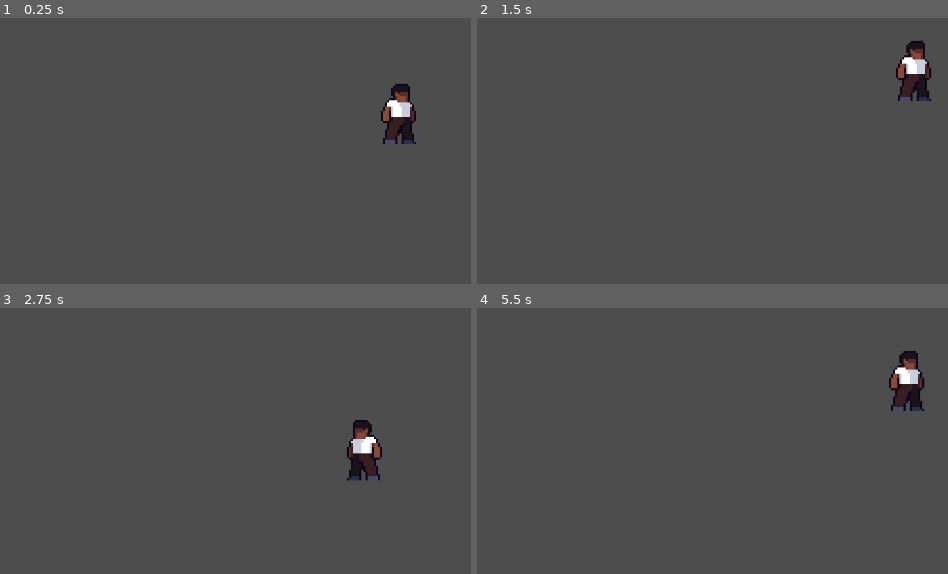
Above: before the commit, frames 1-4 (two rows, left to right).
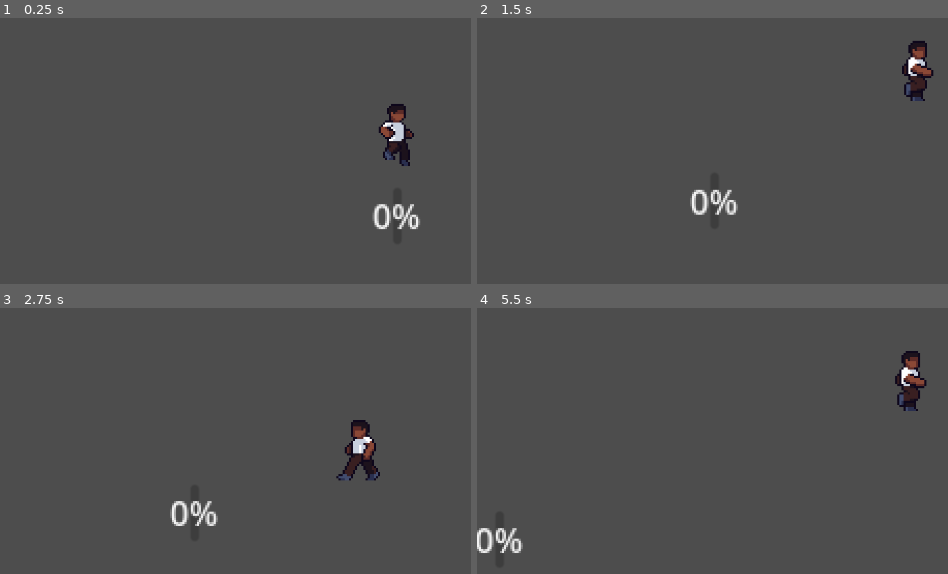
Above: after the commit, the same moments.

Repository: andrewfunston/GameOff2025-Waves
Game: Godot game, scene res://Stages/Test/TestLevel.tscn
Same seed, same stepped clock (60 frames per second), same inputs: the game is played once before the commit and once after it.
Inputs:
- Up to frame 1 (0.25 s): no input
- Up to frame 2 (1.5 s): tap Enter (ui_accept) at 0.5, 0.6, 0.77, 1.07, 1.35 s; hold Right (ui_right) from 0.53 s (still down)
- Up to frame 3 (2.75 s): tap Enter (ui_accept) at 1.52, 1.82, 2.1 s; release Right (ui_right) at 2.03 s; hold Left (ui_left) from 2.03 s (still down)
- Up to frame 4 (5.5 s): release Left (ui_left) at 2.78 s; hold Right (ui_right) 2.78-4.28 s; tap Enter (ui_accept) at 2.85, 3.02, 3.32, 3.6, 3.77, 4.07, 4.35, 4.52, 4.82, 5.1 s; hold Left (ui_left) 4.28-5.03 s; hold Right (ui_right) from 5.03 s (still down)

The runs differ from the first frame. In frame 1, 2.1% of the frame differs, in the area x 78-90%, y 24-80%; in frame 2, 1.5%; in frame 3, 1.6%; in frame 4, 1.5%.

Commit message:
add a state machine to go from character states

Diff:
--- a/the-king-and-his-wave/Entities/Player/Player.tscn
+++ b/the-king-and-his-wave/Entities/Player/Player.tscn
@@ -1,7 +1,18 @@
-[gd_scene load_steps=13 format=3 uid="uid://xplx4jfe0j6o"]
+[gd_scene load_steps=28 format=3 uid="uid://xplx4jfe0j6o"]
 
 [ext_resource type="Texture2D" uid="uid://l216fsah77d6" path="res://Entities/Player/Art/main-idle.png" id="1_e5kic"]
 [ext_resource type="Script" uid="uid://t2xhxr1178sy" path="res://Entities/Player/player.gd" id="1_ww0jn"]
+[ext_resource type="Texture2D" uid="uid://crb8gmwbyrosw" path="res://Entities/Player/Art/main-fall.png" id="2_1des2"]
+[ext_resource type="Texture2D" uid="uid://pcsirtsg07" path="res://Entities/Player/Art/main-jump.png" id="3_vweq0"]
+[ext_resource type="Texture2D" uid="uid://c35bbd2wjwla5" path="res://Entities/Player/Art/main-walk.png" id="5_an6q6"]
+
+[sub_resource type="AtlasTexture" id="AtlasTexture_lmeus"]
+atlas = ExtResource("2_1des2")
+region = Rect2(0, 0, 64, 64)
+
+[sub_resource type="AtlasTexture" id="AtlasTexture_061yh"]
+atlas = ExtResource("2_1des2")
+region = Rect2(64, 0, 64, 64)
 
 [sub_resource type="AtlasTexture" id="AtlasTexture_ww0jn"]
 atlas = ExtResource("1_e5kic")
@@ -35,8 +46,59 @@
 atlas = ExtResource("1_e5kic")
 region = Rect2(224, 0, 32, 32)
 
+[sub_resource type="AtlasTexture" id="AtlasTexture_hacra"]
+atlas = ExtResource("3_vweq0")
+region = Rect2(0, 0, 64, 64)
+
+[sub_resource type="AtlasTexture" id="AtlasTexture_jynvv"]
+atlas = ExtResource("3_vweq0")
+region = Rect2(64, 0, 64, 64)
+
+[sub_resource type="AtlasTexture" id="AtlasTexture_uw7o4"]
+atlas = ExtResource("5_an6q6")
+region = Rect2(0, 0, 64, 64)
+
+[sub_resource type="AtlasTexture" id="AtlasTexture_gallu"]
+atlas = ExtResource("5_an6q6")
+region = Rect2(64, 0, 64, 64)
+
+[sub_resource type="AtlasTexture" id="AtlasTexture_samso"]
+atlas = ExtResource("5_an6q6")
+region = Rect2(128, 0, 64, 64)
+
+[sub_resource type="AtlasTexture" id="AtlasTexture_hl213"]
+atlas = ExtResource("5_an6q6")
+region = Rect2(192, 0, 64, 64)
+
+[sub_resource type="AtlasTexture" id="AtlasTexture_5m37j"]
+atlas = ExtResource("5_an6q6")
+region = Rect2(256, 0, 64, 64)
+
+[sub_resource type="AtlasTexture" id="AtlasTexture_e34i1"]
+atlas = ExtResource("5_an6q6")
+region = Rect2(320, 0, 64, 64)
+
+[sub_resource type="AtlasTexture" id="AtlasTexture_vcmon"]
+atlas = ExtResource("5_an6q6")
+region = Rect2(384, 0, 64, 64)
+
+[sub_resource type="AtlasTexture" id="AtlasTexture_h6pxy"]
+atlas = ExtResource("5_an6q6")
+region = Rect2(448, 0, 64, 64)
+
 [sub_resource type="SpriteFrames" id="SpriteFrames_hacra"]
 animations = [{
+"frames": [{
+"duration": 1.0,
+"texture": SubResource("AtlasTexture_lmeus")
+}, {
+"duration": 1.0,
+"texture": SubResource("AtlasTexture_061yh")
+}],
+"loop": true,
+"name": &"falling",
+"speed": 8.0
+}, {
 "frames": [{
 "duration": 1.0,
 "texture": SubResource("AtlasTexture_ww0jn")
@@ -65,6 +127,46 @@
 "loop": true,
 "name": &"idle",
 "speed": 8.0
+}, {
+"frames": [{
+"duration": 1.0,
+"texture": SubResource("AtlasTexture_hacra")
+}, {
+"duration": 1.0,
+"texture": SubResource("AtlasTexture_jynvv")
+}],
+"loop": true,
+"name": &"jump",
+"speed": 8.0
+}, {
+"frames": [{
+"duration": 1.0,
+"texture": SubResource("AtlasTexture_uw7o4")
+}, {
+"duration": 1.0,
+"texture": SubResource("AtlasTexture_gallu")
+}, {
+"duration": 1.0,
+"texture": SubResource("AtlasTexture_samso")
+}, {
+"duration": 1.0,
+"texture": SubResource("AtlasTexture_hl213")
+}, {
+"duration": 1.0,
+"texture": SubResource("AtlasTexture_5m37j")
+}, {
+"duration": 1.0,
+"texture": SubResource("AtlasTexture_e34i1")
+}, {
+"duration": 1.0,
+"texture": SubResource("AtlasTexture_vcmon")
+}, {
+"duration": 1.0,
+"texture": SubResource("AtlasTexture_h6pxy")
+}],
+"loop": true,
+"name": &"walking",
+"speed": 8.0
 }]
 
 [sub_resource type="RectangleShape2D" id="RectangleShape2D_ww0jn"]
@@ -75,9 +177,10 @@
 
 [node name="AnimatedSprite2D" type="AnimatedSprite2D" parent="."]
 sprite_frames = SubResource("SpriteFrames_hacra")
-animation = &"idle"
-frame_progress = 0.56798166
+animation = &"walking"
+autoplay = "idle"
 
 [node name="CollisionShape2D" type="CollisionShape2D" parent="."]
+visible = false
 position = Vector2(-0.5, 3)
 shape = SubResource("RectangleShape2D_ww0jn")
--- a/the-king-and-his-wave/Entities/Player/player.gd
+++ b/the-king-and-his-wave/Entities/Player/player.gd
@@ -1,18 +1,23 @@
 extends CharacterBody2D
 
+enum States {idle, walking, running, jumping, falling, landing}
 
 const SPEED = 100.0
 const JUMP_VELOCITY = -300.0
 
 @onready var mAnimatedSprite2D = $AnimatedSprite2D
 
+var mState:States = States.idle
+var mLastVelocity:Vector2
+
+func _ready():# Called when the node enters the scene tree for the first time.
+	# when the start the level if we're not on the floor we need to start falling.
+	if not is_on_floor():
+		mState = States.falling
+		mAnimatedSprite2D.play("falling")
 
 func _physics_process(delta):
-	if not is_on_floor():
-		velocity += get_gravity() * delta
-
-	if Input.is_action_just_pressed("ui_accept") and is_on_floor():
-		velocity.y = JUMP_VELOCITY
+	print(str(velocity) + " " + str(position))
 
 	var direction = Input.get_axis("ui_left", "ui_right")
 
@@ -23,7 +28,53 @@
 			mAnimatedSprite2D.flip_h = true
 
 		velocity.x = direction * SPEED
-	else:
+	else: # this reduces the velocity towards 0 by SPEED
 		velocity.x = move_toward(velocity.x, 0, SPEED)
 
+	if mState == States.idle:
+		processIdle()
+	elif mState == States.falling:
+		processFalling()
+	elif mState == States.jumping:
+		processJump()
+
+	if not is_on_floor():
+		velocity += get_gravity() * delta
+
+	if Input.is_action_just_pressed("ui_accept") and is_on_floor():
+		velocity.y = JUMP_VELOCITY
+
+
+
+	mLastVelocity = velocity
 	move_and_slide()
+
+func processFalling():
+	if is_on_floor():
+		print("is on floor")
+		if velocity.x == 0:
+			mState = States.idle
+			mAnimatedSprite2D.play("idle")
+		else:
+			mState = States.walking
+			mAnimatedSprite2D.play("walking")
+
+func processIdle():
+	if Input.is_action_just_pressed("ui_accept") and is_on_floor():
+		velocity.y = JUMP_VELOCITY
+		mState = States.jumping
+		mAnimatedSprite2D.play("jump")
+	elif velocity.x > 0:
+		mState = States.walking
+		mAnimatedSprite2D.play("walking")
+
+func processJump():
+	# velocity.y < 0 means that we're still "jumping"
+	# velocity.x > 0 means we've started falling
+
+	if velocity.y >= 0:
+		mState = States.falling
+		mAnimatedSprite2D.play("falling")
+
+func processWalking():
+	pass
--- a/the-king-and-his-wave/Stages/Test/TestLevel.tscn
+++ b/the-king-and-his-wave/Stages/Test/TestLevel.tscn
@@ -9,6 +9,7 @@
 script = ExtResource("1_v30q8")
 
 [node name="Player" parent="." instance=ExtResource("1_o1p5k")]
+position = Vector2(0, -25)
 
 [node name="Camera2D" type="Camera2D" parent="Player"]
 zoom = Vector2(3, 3)
@@ -19,3 +20,9 @@
 [node name="CollisionShape2D" type="CollisionShape2D" parent="StaticBody2D"]
 position = Vector2(0, 23)
 shape = SubResource("WorldBoundaryShape2D_v30q8")
+
+[node name="ProgressBar" type="ProgressBar" parent="."]
+offset_left = -3.0
+offset_top = 25.0
+offset_right = 1.0
+offset_bottom = 52.0
